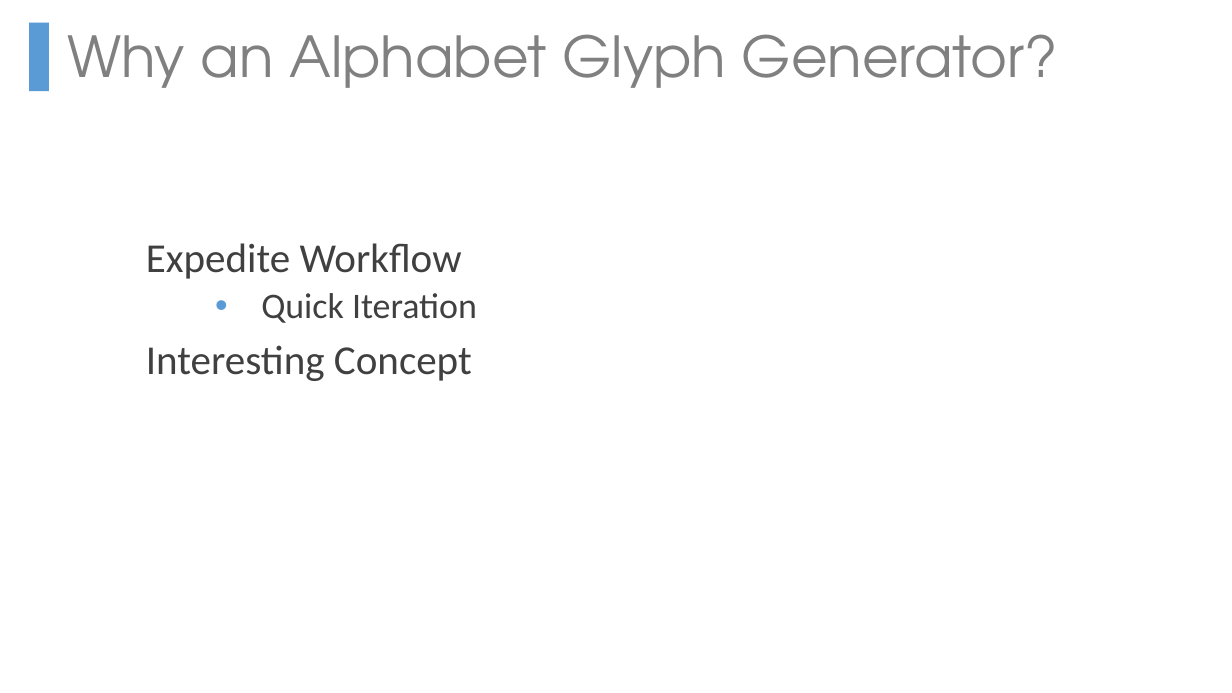
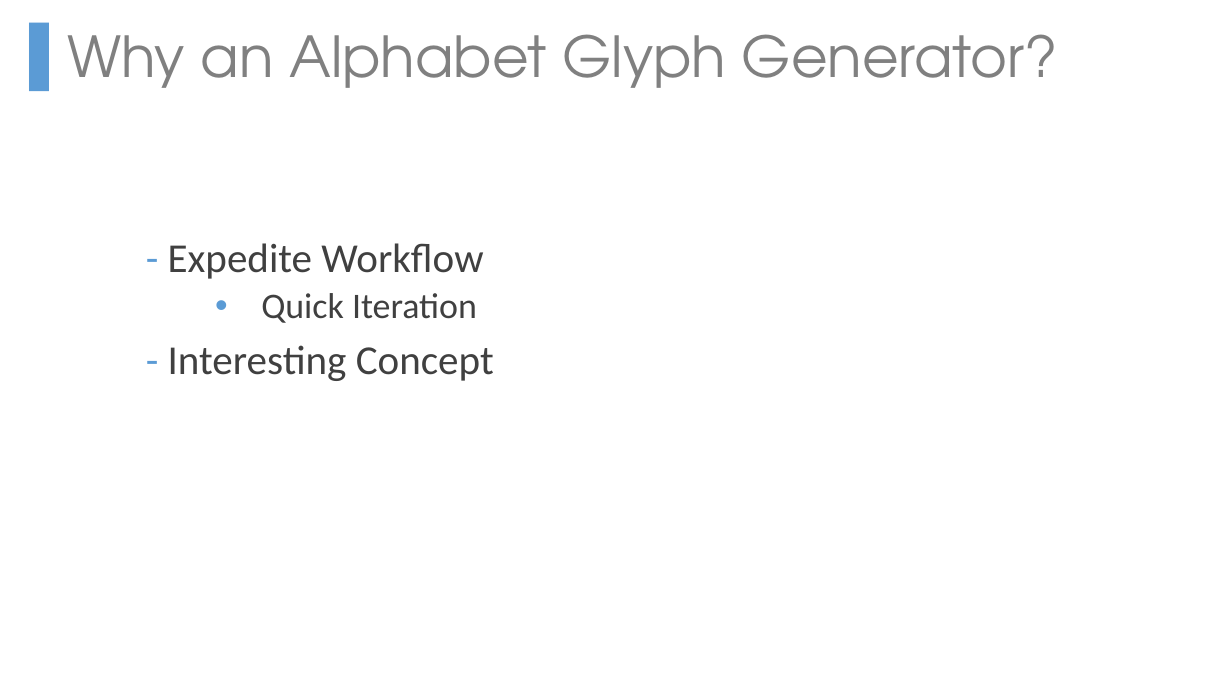
Before and after one commit to undefinist/glyphgen, a slide deck: slide 3 of WilliamYoong_JacobLim_MalodyHoe_CS380PPT.pptx. Drawn at 1232x693 pixels with LibreOffice and Linux fonts; fonts in the diff are those of the drawing. Boxes give left, top, right and bottom in pixels: in the first picture for what was removed or moved away, otherwise in the second. Text is boxed around its words. In the diff, an @@ line names an element or a change of style, - is before the commit and + after.

```diff
--- a/WilliamYoong_JacobLim_MalodyHoe_CS380PPT.pptx
+++ b/WilliamYoong_JacobLim_MalodyHoe_CS380PPT.pptx
@@ text at <box>168,243,483,279</box>: text changed @@
-Expedite Workflow
+- Expedite Workflow
@@ text at <box>168,345,494,381</box>: text changed @@
-Interesting Concept
+- Interesting Concept
```
Also in this commit, not shown: 1 other slide changed.
